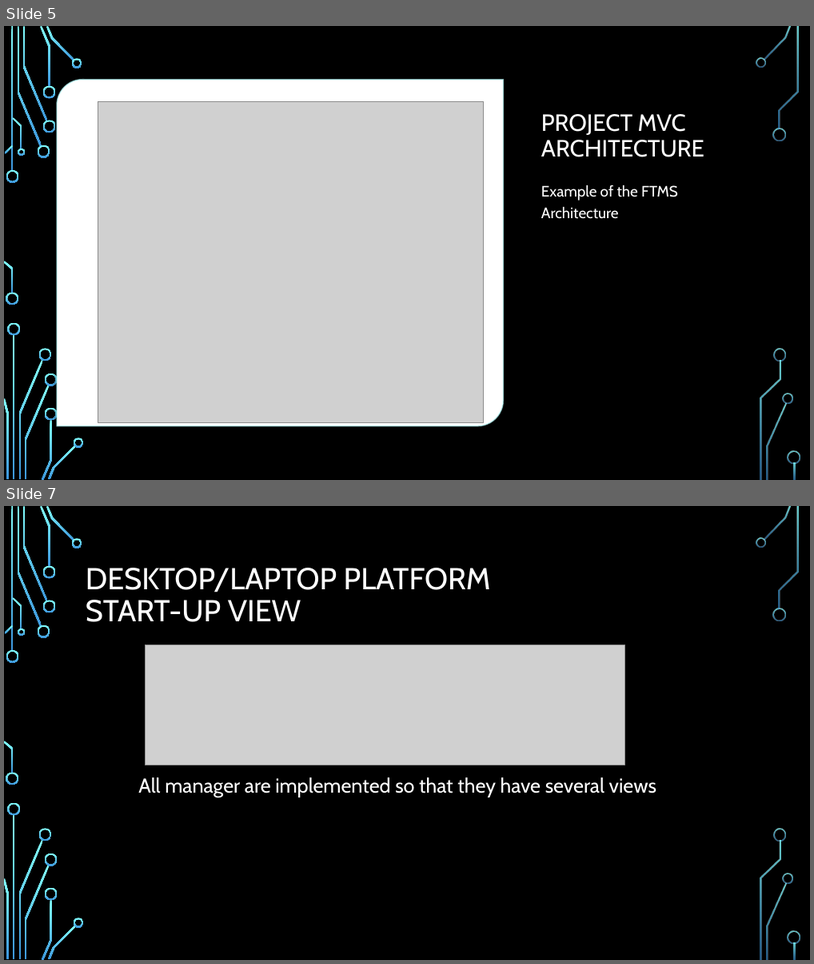
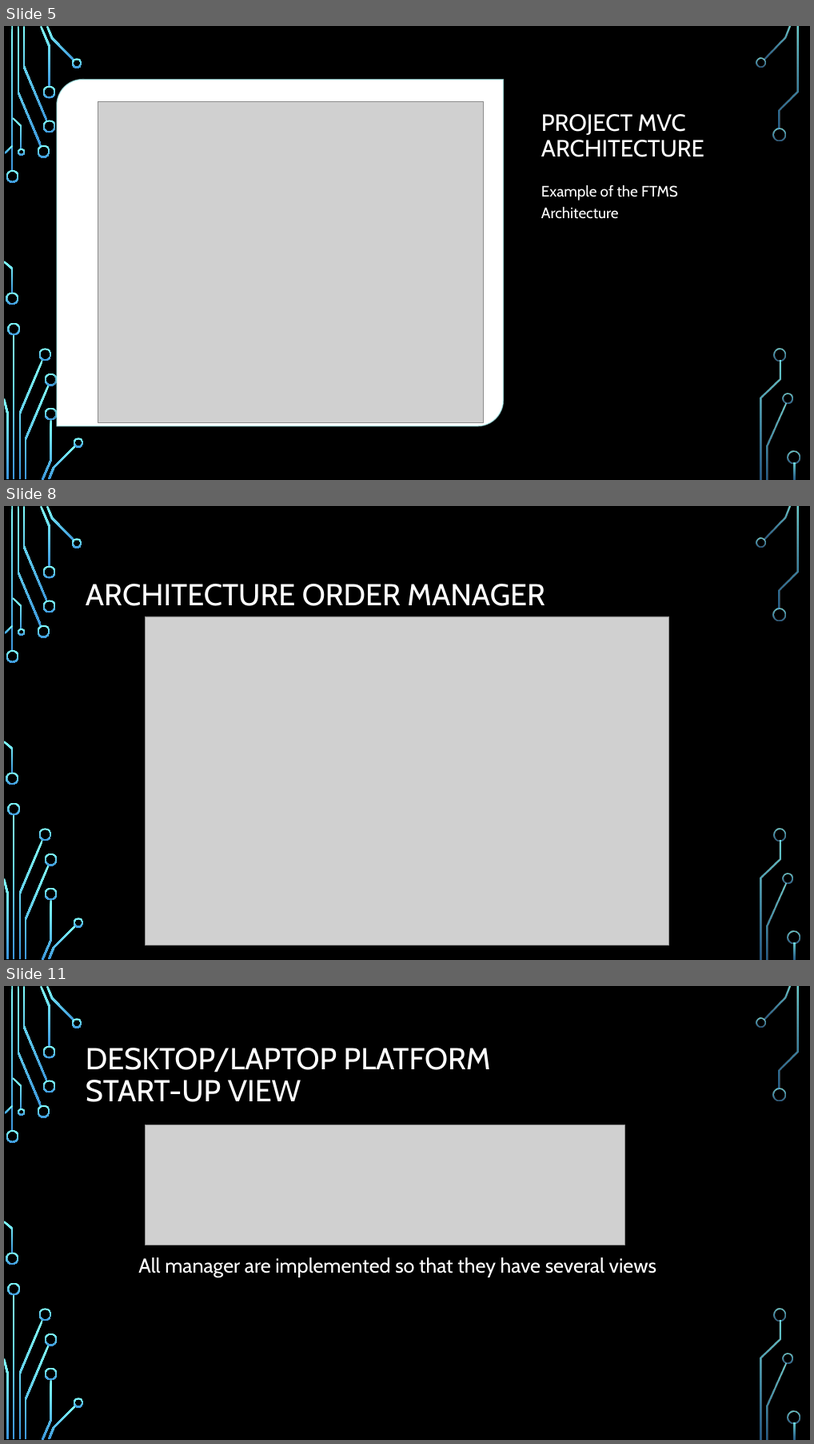
Before and after one commit to MaryAnnChev/Term-Project, a slide deck: ECSE321 presentation group 11 V2.pptx. Shown one above the other, each under a label of ours: slides 5 and 7 before the commit, slides 5, 8 and 11 after it; the slides between them are not shown. The pictures are 814x964 and 814x1444 pixels, drawn with LibreOffice and Linux fonts; fonts in the diff are those of the drawing; grey boxes stand for pictures; background and template pictures are left out. Boxes give left, top, right and bottom in pixels: in the first picture for what was removed or moved away, otherwise in the second. Text is boxed around its words. In the diff, an @@ line names an element or a change of style, - is before the commit and + after.

```diff
--- a/ECSE321 presentation group 11 V2.pptx
+++ b/ECSE321 presentation group 11 V2.pptx
@@ slide 8 added at (x1=4, y1=506, x2=810, y2=960), background picture (left out); not listed: 36 template elements that a slide beside it also shows @@
@@ title added at (x1=86, y1=584, x2=546, y2=606), 36 pt, text #FFFFFF @@
+ARCHITECTURE ORDER MANAGER
@@ picture added at (x1=145, y1=616, x2=670, y2=944) @@
@@ what was slide 7 is now slide 11 @@
```
Also in this commit, not shown: 4 other slides added, 1 slide removed.
